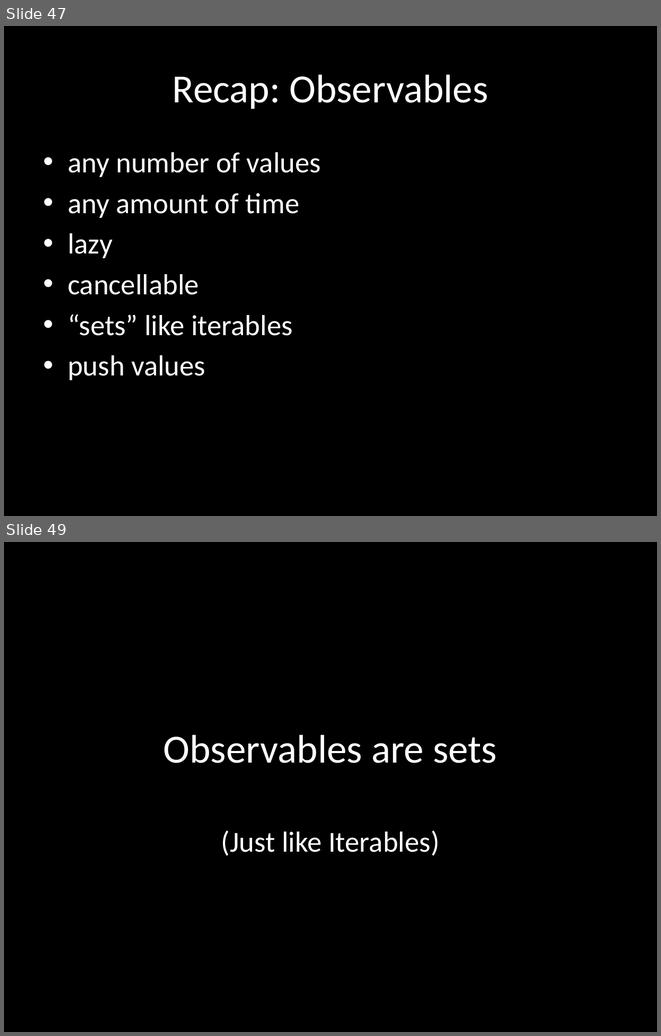
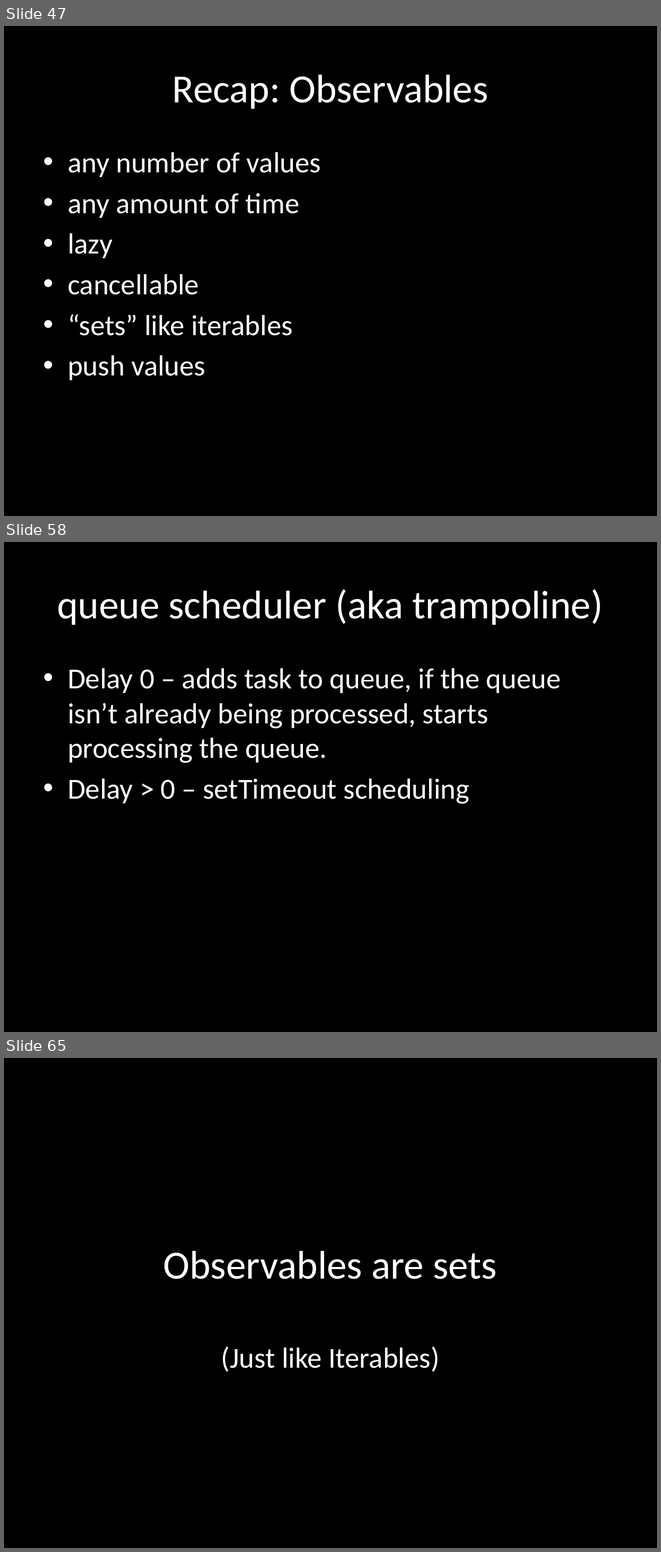
Before and after one commit to benlesh/rxjs-workshop-angular, a slide deck: rxjs-workshop.pptx. Shown one above the other, each under a label of ours: slides 47 and 49 before the commit, slides 47, 58 and 65 after it; the slides between them are not shown. The pictures are 661x1036 and 661x1552 pixels, drawn with LibreOffice and Linux fonts; fonts in the diff are those of the drawing. Boxes give left, top, right and bottom in pixels: in the first picture for what was removed or moved away, otherwise in the second. Text is boxed around its words. In the diff, an @@ line names an element or a change of style, - is before the commit and + after.

```diff
--- a/rxjs-workshop.pptx
+++ b/rxjs-workshop.pptx
@@ slide 58 added at (4,542,657,1032), background #000000 @@
@@ title added at (57,589,602,625), 44 pt, text #FFFFFF @@
+queue scheduler (aka trampoline)
@@ text added at (68,668,561,804), 32 pt, text #FFFFFF @@
+• Delay 0 – adds task to queue, if the queue isn’t already being processed, starts processing the queue.
+• Delay > 0 – setTimeout scheduling
@@ what was slide 49 is now slide 65 @@
```
Also in this commit, not shown: 2 slides changed, 15 other slides added.
